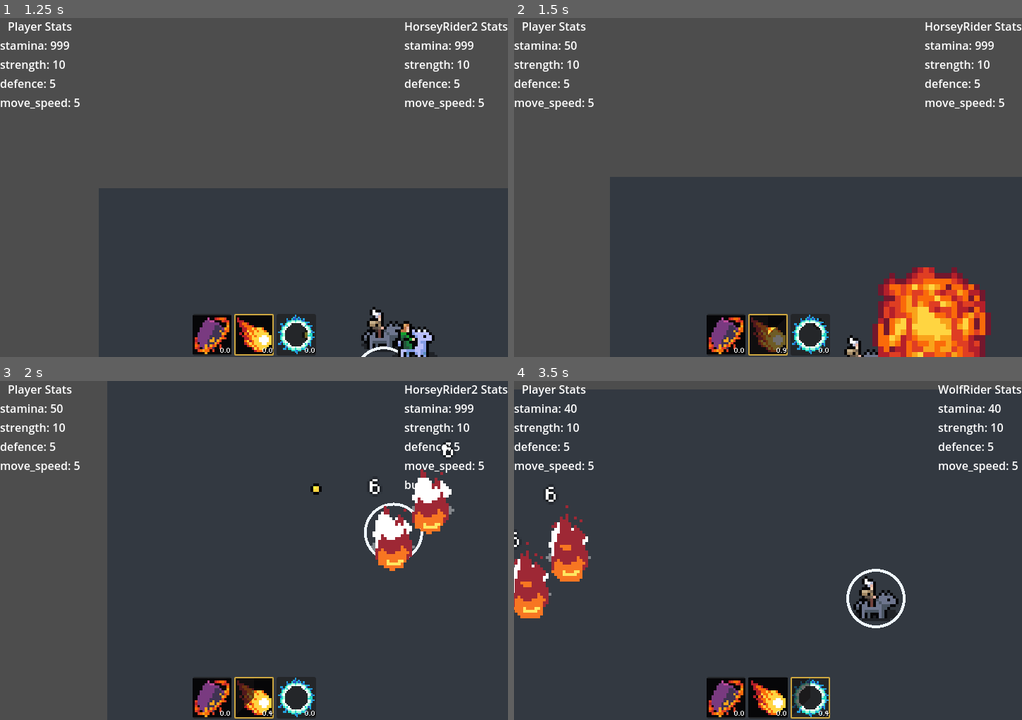
Above: before the commit, frames 1-4 (two rows, left to right).
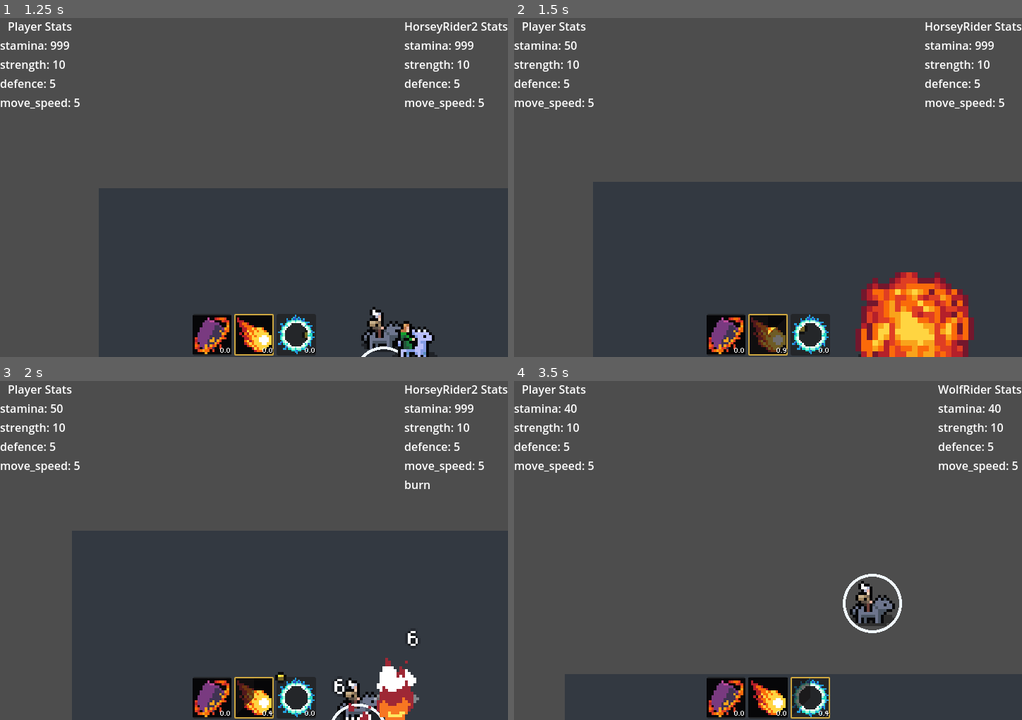
Above: after the commit, the same moments.

Repository: Snayff/not_quite_paradise4
Game: Godot game, scene res://world.tscn
Same seed, same stepped clock (60 frames per second), same inputs: the game is played once before the commit and once after it. The engine's default icon, where the game draws it, is replaced by a stand-in: a white triangle on a blue panel in a dark square.
Inputs:
- Up to frame 1 (1.25 s): hold D (move_right) from 0.53 s (still down); tap Tab (next_active) at 0.6 s
- Up to frame 2 (1.5 s): release D (move_right) at 1.28 s; hold S (move_down) from 1.28 s (still down); tap Space (use_active) at 1.35 s
- Up to frame 3 (2 s): keep holding S (move_down)
- Up to frame 4 (3.5 s): release S (move_down) at 2.03 s; hold D (move_right) 2.03-2.78 s; tap Tab (next_active) at 2.1 s; hold W (move_up) from 2.78 s (still down); tap Space (use_active) at 2.85 s

Frame 1 is identical in both runs. In frame 2, 8.2% of the frame differs, in the area x 15-100%, y 46-100%; in frame 3, 41%; in frame 4, 84%, in the area x 0-100%, y 2-100%.

Commit message:
amended projectile hitting caster

Diff:
--- a/scenes/abcs/abc_projectile.gd
+++ b/scenes/abcs/abc_projectile.gd
@@ -149,8 +149,7 @@
 
 ## updates all collisions to reflect current target, team etc.
 func _update_collisions() -> void:
-	Utility.update_body_collisions(self, _team, _valid_hit_option, _target_actor)
-	# TODO: need to remove self from layer, so dont collide with other bodies in same team
-	Utility.update_hitbox_hurtbox_collision(_hitbox, _team, _valid_hit_option, _target_actor)
+	Utility.update_body_collisions(self, _team, _valid_hit_option, _target_actor, false)
+	Utility.update_hitbox_hurtbox_collision(_hitbox, _team, _valid_hit_option, _target_actor, false)
 
 	#endregion
--- a/scripts/components/functionals/physics_movement.gd
+++ b/scripts/components/functionals/physics_movement.gd
@@ -7,7 +7,7 @@
 const WALK_ACCEL = 1000.0
 const WALK_DEACCEL = 1000.0
 const WALK_MAX_VELOCITY = 200.0
-const MOVE_SPEED = 10.0
+const MOVE_SPEED = 10.0  # FIXME: at low speeds the projectile keeps missing the target, even when still
 
 
 #region SIGNALS
--- a/scripts/singletons/utility.gd
+++ b/scripts/singletons/utility.gd
@@ -9,12 +9,44 @@
 
 #region FUNCS
 ## set the collision layers and masks, based on team and targeting, to the relevant "_body" collision layers.
-func update_body_collisions(node: CollisionObject2D, team: Constants.TEAM, target_option: Constants.TARGET_OPTION, target_actor: CombatActor = null) -> void:
-	_update_collisions(node, team, target_option, Constants.COLLISION_LAYER.team1_body, Constants.COLLISION_LAYER.team2_body, target_actor)
+func update_body_collisions(
+	node: CollisionObject2D,
+	team: Constants.TEAM,
+	target_option: Constants.TARGET_OPTION,
+	target_actor: CombatActor = null,
+	add_layers: bool = true,
+	add_masks: bool = true,
+	) -> void:
+	_update_collisions(
+		node,
+		team,
+		target_option,
+		Constants.COLLISION_LAYER.team1_body,
+		Constants.COLLISION_LAYER.team2_body,
+		target_actor,
+		add_layers,
+		add_masks
+	)
 
 ## set the collision layers and masks, based on team and targeting, to the relevant "_hitbox_hurtbox" collision layers.
-func update_hitbox_hurtbox_collision(node: CollisionObject2D, team: Constants.TEAM, target_option: Constants.TARGET_OPTION, target_actor: CombatActor = null) -> void:
-	_update_collisions(node, team, target_option, Constants.COLLISION_LAYER.team1_hitbox_hurtbox, Constants.COLLISION_LAYER.team2_hitbox_hurtbox, target_actor)
+func update_hitbox_hurtbox_collision(
+	node: CollisionObject2D,
+	team: Constants.TEAM,
+	target_option: Constants.TARGET_OPTION,
+	target_actor: CombatActor = null,
+	add_layers: bool = true,
+	add_masks: bool = true,
+	) -> void:
+	_update_collisions(
+		node,
+		team,
+		target_option,
+		Constants.COLLISION_LAYER.team1_hitbox_hurtbox,
+		Constants.COLLISION_LAYER.team2_hitbox_hurtbox,
+		target_actor,
+		add_layers,
+		add_masks
+	)
 
 ## unified func to update collisions
 func _update_collisions(
@@ -23,7 +55,9 @@
 	target_option: Constants.TARGET_OPTION,
 	team1: Constants.COLLISION_LAYER,
 	team2: Constants.COLLISION_LAYER,
-	target_actor: CombatActor = null
+	target_actor: CombatActor = null,
+	add_layers: bool = true,
+	add_masks: bool = true,
 	) -> void:
 	if not(node is CollisionObject2D and team is Constants.TEAM and target_option is Constants.TARGET_OPTION):
 		push_warning("Utility: args of incorrect type.")
@@ -35,24 +69,40 @@
 		node.set_collision_mask_value(i, false)
 
 	# LAYERS
-	node.set_collision_layer_value(Constants.COLLISION_LAYER_MAP[team1], team == Constants.TEAM.team1)
-	node.set_collision_layer_value(Constants.COLLISION_LAYER_MAP[team2], team == Constants.TEAM.team2)
+	if add_layers:
+		node.set_collision_layer_value(Constants.COLLISION_LAYER_MAP[team1], team == Constants.TEAM.team1)
+		node.set_collision_layer_value(Constants.COLLISION_LAYER_MAP[team2], team == Constants.TEAM.team2)
 
 	# MASKS
+	if not add_masks:
+		return
+
 	# only same team
 	if target_option in [Constants.TARGET_OPTION.self_, Constants.TARGET_OPTION.ally]:
-		node.set_collision_mask_value(Constants.COLLISION_LAYER_MAP[team1], team == Constants.TEAM.team1)
-		node.set_collision_mask_value(Constants.COLLISION_LAYER_MAP[team2], team == Constants.TEAM.team2)
+		node.set_collision_mask_value(
+			Constants.COLLISION_LAYER_MAP[team1], team == Constants.TEAM.team1
+		)
+		node.set_collision_mask_value(
+			Constants.COLLISION_LAYER_MAP[team2], team == Constants.TEAM.team2
+		)
 
 	# only other team
 	elif target_option in [Constants.TARGET_OPTION.enemy]:
-		node.set_collision_mask_value(Constants.COLLISION_LAYER_MAP[team1], team != Constants.TEAM.team1)
-		node.set_collision_mask_value(Constants.COLLISION_LAYER_MAP[team2], team != Constants.TEAM.team2)
+		node.set_collision_mask_value(
+			Constants.COLLISION_LAYER_MAP[team1], team != Constants.TEAM.team1
+		)
+		node.set_collision_mask_value(
+			Constants.COLLISION_LAYER_MAP[team2], team != Constants.TEAM.team2
+		)
 
 	# any team
 	elif target_option in [Constants.TARGET_OPTION.anyone, Constants.TARGET_OPTION.other]:
-		node.set_collision_mask_value(Constants.COLLISION_LAYER_MAP[team1], true)
-		node.set_collision_mask_value(Constants.COLLISION_LAYER_MAP[team2], true)
+		node.set_collision_mask_value(
+			Constants.COLLISION_LAYER_MAP[team1], true
+		)
+		node.set_collision_mask_value(
+			Constants.COLLISION_LAYER_MAP[team2], true
+		)
 
 	# only team of target
 	elif target_option in [Constants.TARGET_OPTION.target]:
@@ -60,10 +110,18 @@
 			var target_allegiance: Allegiance = target_actor.get_node_or_null("Allegiance")
 			if target_allegiance is Allegiance:
 				var target_team: Constants.TEAM = target_allegiance.team
-				node.set_collision_mask_value(Constants.COLLISION_LAYER_MAP[team1], target_team == Constants.TEAM.team1)
-				node.set_collision_mask_value(Constants.COLLISION_LAYER_MAP[team2], target_team == Constants.TEAM.team2)
-				node.set_collision_layer_value(Constants.COLLISION_LAYER_MAP[team1], target_team == Constants.TEAM.team1)
-				node.set_collision_layer_value(Constants.COLLISION_LAYER_MAP[team2], target_team == Constants.TEAM.team2)
+				node.set_collision_mask_value(
+					Constants.COLLISION_LAYER_MAP[team1], target_team == Constants.TEAM.team1
+				)
+				node.set_collision_mask_value(
+					Constants.COLLISION_LAYER_MAP[team2], target_team == Constants.TEAM.team2
+				)
+				node.set_collision_layer_value(
+					Constants.COLLISION_LAYER_MAP[team1], target_team == Constants.TEAM.team1
+				)
+				node.set_collision_layer_value(
+					Constants.COLLISION_LAYER_MAP[team2], target_team == Constants.TEAM.team2
+				)
 
 ## check target is of type expected, as per [TARGET_OPTION]
 ##
